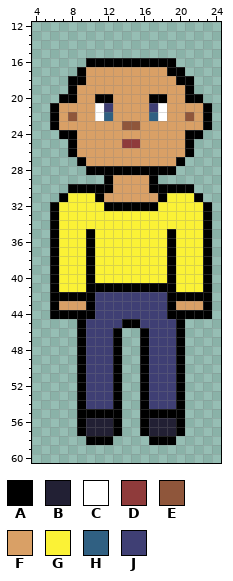
Edited in one commit: pixel-art sprite (Assets/Graphics/player_1.png). Above, as it was before the edit.
The file is 32x64 pixels. Shown: x 4..24, y 12..60.
Palette (. is transparent): A #000000  B #222034  C #ffffff  D #8f3b3b  E #8f563b  F #d9a066  G #fbf236  H #306082  J #3f3f74
The result:
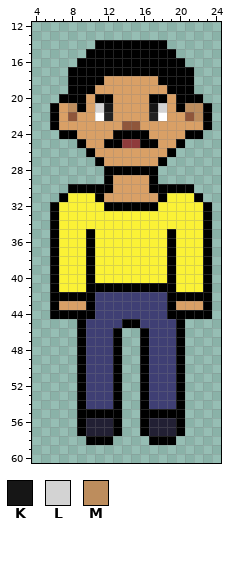
Colours new in this view: K #161616  L #d3d3d3  M #bd8d5d
From the commit log: bardzo male poprawki kodu plus rozwiazanie problemu z formatem sprite'ow
Difference:
colour H: #306082 -> #232323
y 14: x 11..18 ........ -> AAAAAAAA
y 15: x 10..19 .......... -> AAAAAAAAAA
y 16: x 9 . -> A; x 20 . -> A
y 17: x 8 . -> A; x 10..18 FFFFFFFFF -> AAAAAAAAA; x 21 . -> A
y 18: x 10..11 FF -> AA; x 18..19 FF -> AA
y 19: x 9..10 FF -> AA; x 19..20 FF -> AA
y 20: x 9 F -> A; x 20 F -> A
y 21: x 8..9 FF -> MA; x 11..12 CJ -> LK; x 17..18 JC -> KL; x 20..22 FFF -> AMM
y 22: x 22 F -> M
y 24: x 13..16 FFFF -> AAAA
y 25: x 8..9 AF -> .A; x 12..13 FF -> AA; x 16..17 FF -> AA; x 20..21 FA -> A.
y 26: x 8..10 AFF -> ..A; x 19..21 FFA -> A..
y 27: x 9..11 AFF -> ..A; x 18..20 FFA -> A..
y 28: x 10..11 AA -> ..; x 18..19 AA -> ..
Where, in picture pixels (left, top, right, bottom), the same in both pictures:
changed: (68, 40, 203, 175)
